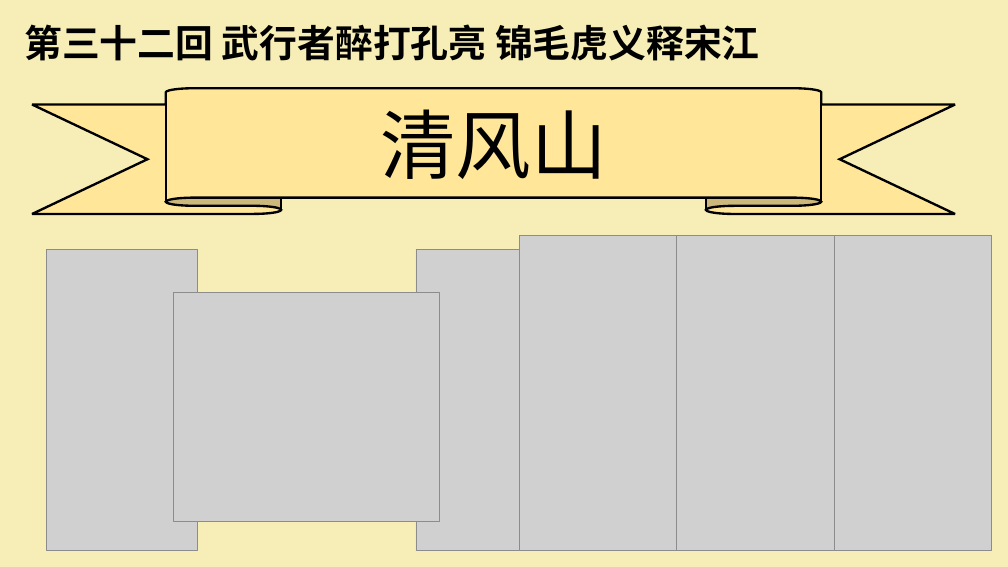
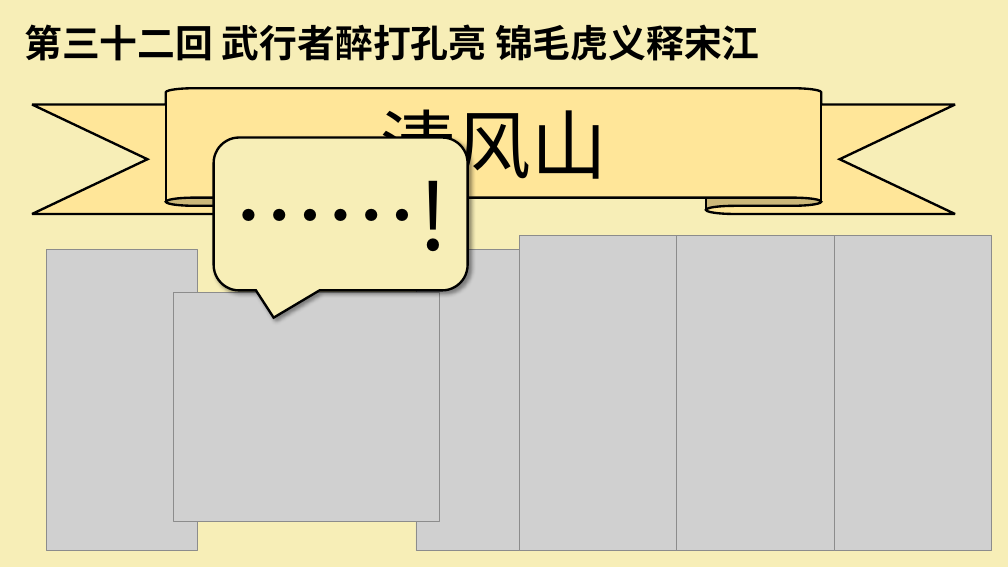
Before and after one commit to Robinlsx/Robinlsx.github.io, a slide deck: slide 23 of 7/files/水浒传 第三十至四十回 李思学.pptx. Drawn at 1008x567 pixels with LibreOffice and Linux fonts; fonts in the diff are those of the drawing; grey boxes stand for pictures. Boxes give left, top, right and bottom in pixels: in the first picture for what was removed or moved away, otherwise in the second. Text is boxed around its words. In the diff, an @@ line names an element or a change of style, - is before the commit and + after.

```diff
--- a/7/files/水浒传 第三十至四十回 李思学.pptx
+++ b/7/files/水浒传 第三十至四十回 李思学.pptx
@@ rounded speech box added at <box>214,138,468,290</box>, fill #F7EEB7, outline #000000 2.25 pt, 88 pt, text #000000 @@
+……!
```
Also in this commit, not shown: 28 other slides changed, 2 slides removed.
